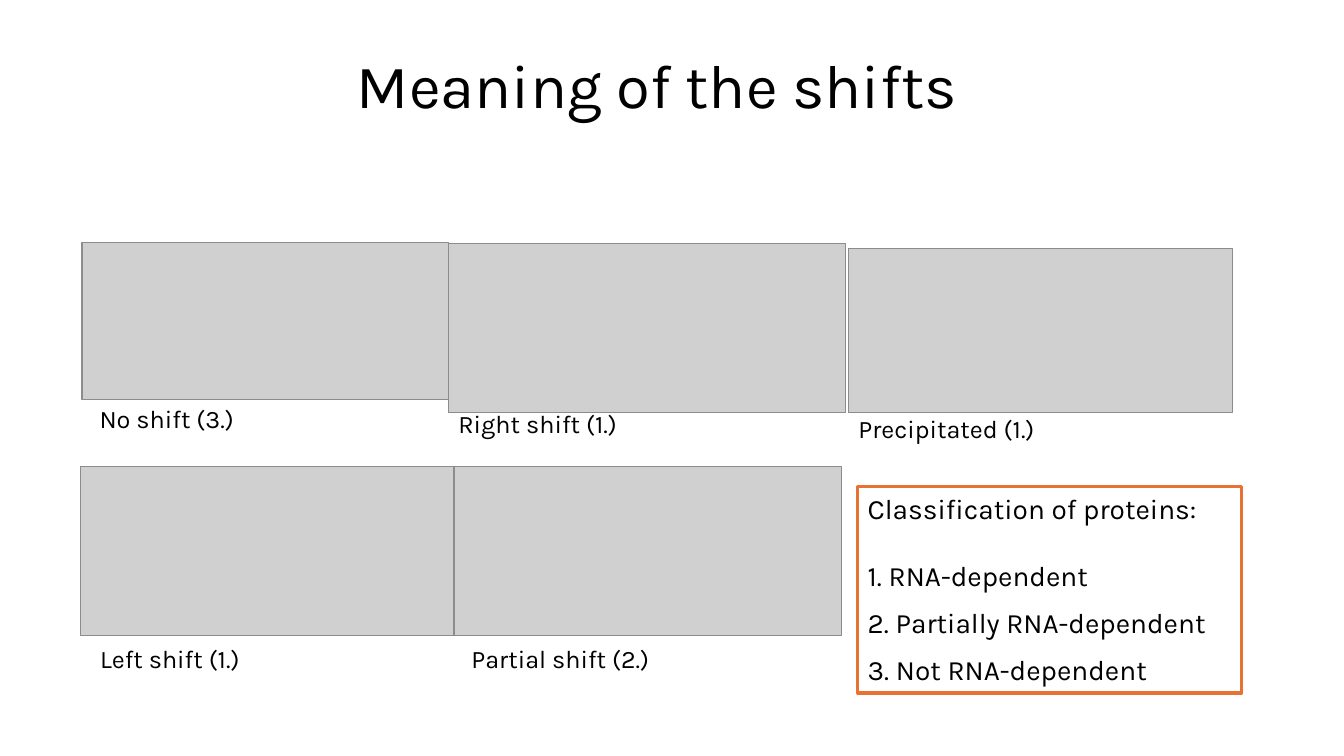
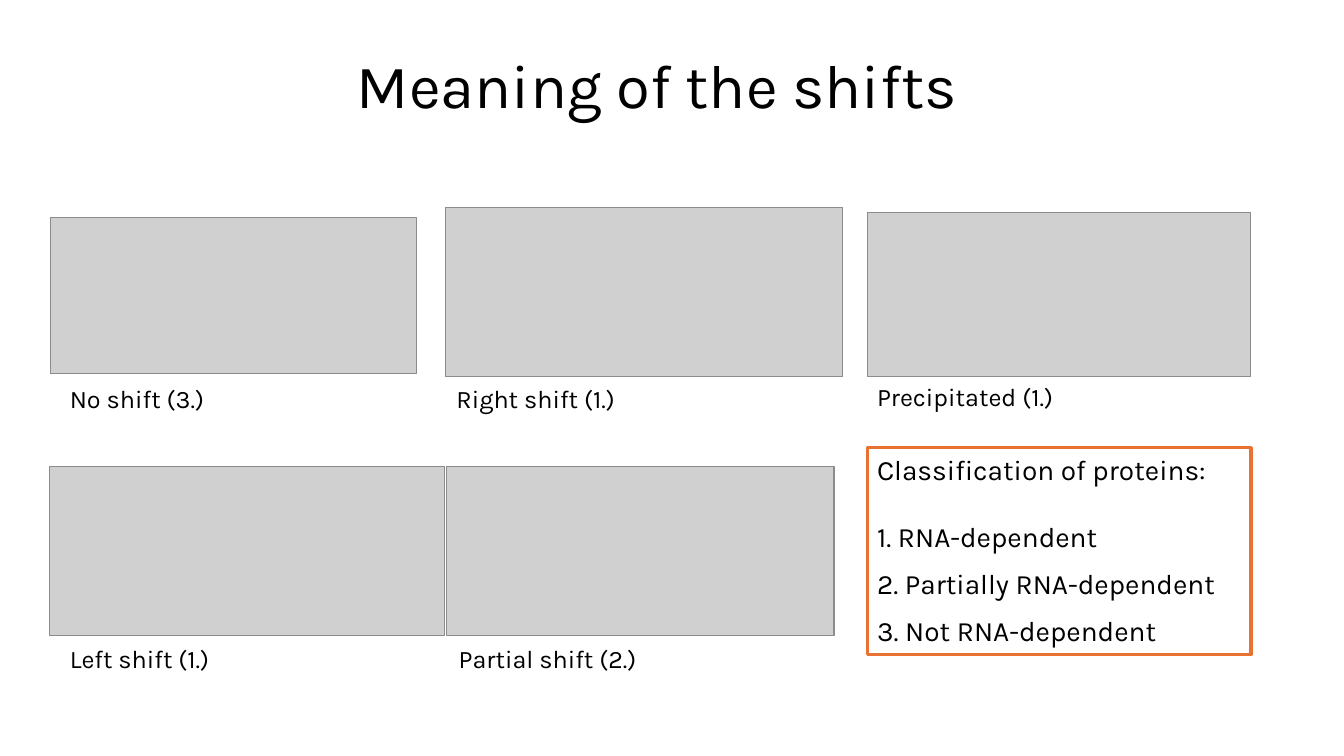
Before and after one commit to MichelaPozzi/2025-topic-03-group-01, a slide deck: slide 4 of Project Proposal.pptx. Drawn at 1344x756 pixels with LibreOffice and Linux fonts; fonts in the diff are those of the drawing; grey boxes stand for pictures. Boxes give left, top, right and bottom in pixels: in the first picture for what was removed or moved away, otherwise in the second. Text is boxed around its words. In the diff, an @@ line names an element or a change of style, - is before the commit and + after.

```diff
--- a/Project Proposal.pptx
+++ b/Project Proposal.pptx
@@ picture: place and size @@
-picture at box(449, 243, 846, 412)
+picture at box(446, 208, 843, 377)
@@ picture: place and size @@
-picture at box(82, 243, 449, 399)
+picture at box(50, 218, 417, 374)
@@ picture: place and size @@
-picture at box(849, 249, 1233, 413)
+picture at box(867, 213, 1251, 377)
@@ text "No shift (3.)": place and size @@
-text "No shift (3.)" at box(100, 410, 233, 431)
+text "No shift (3.)" at box(70, 390, 204, 411)
@@ text "Right shift (1.)" rewrapped from box(458, 411, 617, 440) to box(456, 390, 615, 414) @@
@@ text "Precipitated (1.)": place and size @@
-text "Precipitated (1.)" at box(858, 420, 1035, 444)
+text "Precipitated (1.)" at box(877, 388, 1053, 412)
@@ rectangle "Classification of proteins:": place and size @@
-rectangle "Classification of proteins:" at box(858, 486, 1242, 693)
+rectangle "Classification of proteins:" at box(867, 448, 1251, 654)
@@ picture: place and size @@
-picture at box(81, 467, 475, 635)
+picture at box(49, 467, 444, 635)
@@ picture: place and size @@
-picture at box(454, 467, 841, 635)
+picture at box(447, 467, 834, 635)
@@ text "Left shift (1.)": place and size @@
-text "Left shift (1.)" at box(100, 650, 240, 671)
+text "Left shift (1.)" at box(70, 650, 209, 671)
@@ text "Partial shift (2.)": place and size @@
-text "Partial shift (2.)" at box(471, 650, 649, 671)
+text "Partial shift (2.)" at box(459, 650, 636, 671)
```
Also in this commit, not shown: 5 other slides changed, 1 slide added, 1 slide removed, 2 other files.
